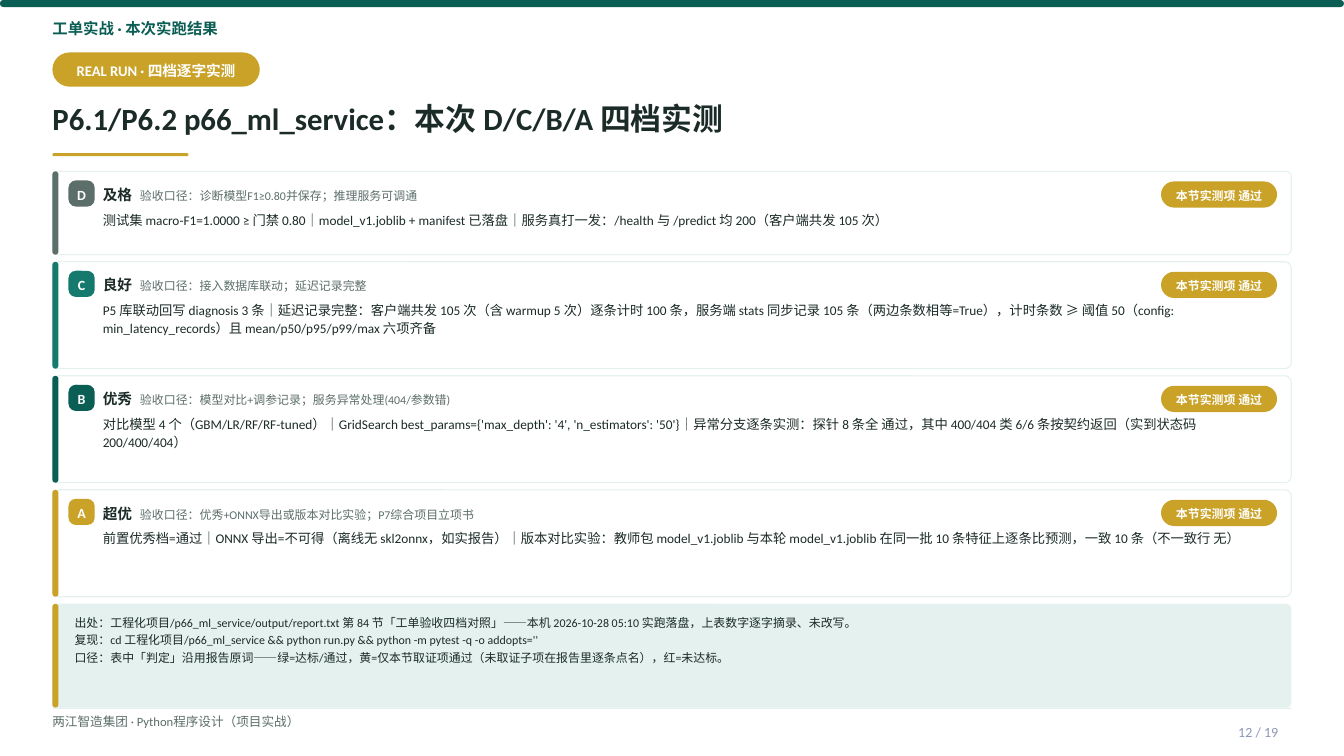
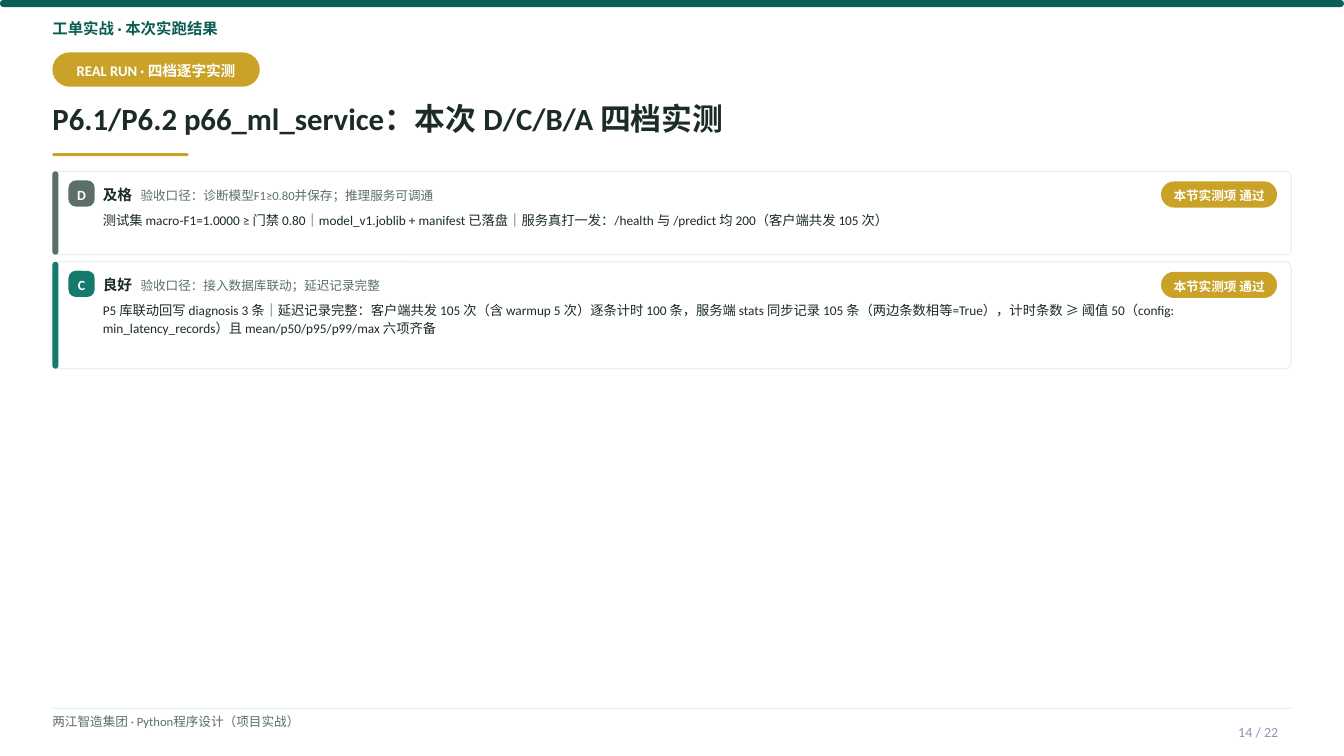
Before and after one commit to tianqiongenze/ai-course-teaching-resources, a slide deck: slide 14 of 03-Python程序设计-项目实战/V2授课PPT/W08-第16次课-把模型部署到产线边缘.pptx (slide 12 before the commit). Drawn at 1344x756 pixels with LibreOffice and Linux fonts; fonts in the diff are those of the drawing. Boxes give left, top, right and bottom in pixels: in the first picture for what was removed or moved away, otherwise in the second. Text is boxed around its words. In the diff, an @@ line names an element or a change of style, - is before the commit and + after.

Commit message:
feat(101): 100号报告P1/P2/P3优化方案全量执行
- P1-1: 32个精简deck注入知识速览卡+下次课预告(+64页, 逐字摘自同周完整deck)
- P1-2: 01课8个deck补重难点导航(+16页)
- P1-3: 9个高负荷页拆分(动态切点v2, 档位完整性断言0异常)
- P2: 正文<9pt升9pt(663 run, 0回退) + 冗余后缀裁剪
- P3: gate101五道门禁上线(语法/重症溢出/高负荷/乱码/check99), 终态全绿

```diff
--- a/03-Python程序设计-项目实战/V2授课PPT/W08-第16次课-把模型部署到产线边缘.pptx
+++ b/03-Python程序设计-项目实战/V2授课PPT/W08-第16次课-把模型部署到产线边缘.pptx
@@ size 8.5 to 9 pt in 4 elements at bbox=[103, 187, 434, 202], bbox=[1174, 189, 1264, 201], bbox=[103, 277, 380, 292], bbox=[1174, 280, 1264, 292] @@
@@ rounded rectangle removed at bbox=[52, 376, 1292, 483] @@
@@ rounded rectangle removed at bbox=[52, 376, 58, 483] @@
@@ rounded rectangle removed at bbox=[69, 385, 95, 411] @@
@@ rounded rectangle removed at bbox=[1162, 386, 1277, 412] @@
@@ text removed at bbox=[78, 395, 86, 404] @@
-B
@@ text removed at bbox=[103, 391, 450, 406] @@
-优秀 验收口径：模型对比+调参记录；服务异常处理(404/参数错)
@@ text removed at bbox=[103, 417, 1196, 448] @@
-对比模型 4 个（GBM/LR/RF/RF-tuned）｜GridSearch best_params={'max_depth': '4', 'n_estimators': '50'}｜异常分支逐条实测：探针 8 条全 通过，其中 400/404 类 6/6 条按契约返回（实到状态码 200/400/404）
@@ text removed at bbox=[1176, 394, 1262, 405] @@
-本节实测项 通过
@@ rounded rectangle removed at bbox=[52, 490, 1292, 597] @@
@@ rounded rectangle removed at bbox=[52, 490, 58, 597] @@
@@ rounded rectangle removed at bbox=[69, 499, 95, 525] @@
@@ text removed at bbox=[77, 509, 85, 518] @@
-A
@@ text removed at bbox=[103, 504, 474, 523] @@
-超优 验收口径：优秀+ONNX导出或版本对比实验；P7综合项目立项书
@@ rounded rectangle removed at bbox=[1162, 500, 1277, 526] @@
@@ text removed at bbox=[1176, 508, 1262, 519] @@
-本节实测项 通过
@@ text removed at bbox=[103, 531, 1240, 546] @@
-前置优秀档=通过｜ONNX 导出=不可得（离线无 skl2onnx，如实报告）｜版本对比实验：教师包 model_v1.joblib 与本轮 model_v1.joblib 在同一批 10 条特征上逐条比预测，一致 10 条（不一致行 无）
@@ rounded rectangle removed at bbox=[52, 604, 1292, 708] @@
@@ rounded rectangle removed at bbox=[52, 604, 58, 708] @@
@@ text removed at bbox=[75, 617, 857, 663] @@
-出处：工程化项目/p66_ml_service/output/report.txt 第 84 节「工单验收四档对照」——本机 2026-10-28 05:10 实跑落盘，上表数字逐字摘录、未改写。
-复现：cd 工程化项目/p66_ml_service && python run.py && python -m pytest -q -o addopts=''
-口径：表中「判定」沿用报告原词——绿=达标/通过，黄=仅本节取证项通过（未取证子项在报告里逐条点名），红=未达标。
@@ text at bbox=[1238, 728, 1278, 737]: text changed @@
-12 / 19
+14 / 22
```
Also in this commit, not shown: 12 other slides changed, 3 slides added, 48 other files.
